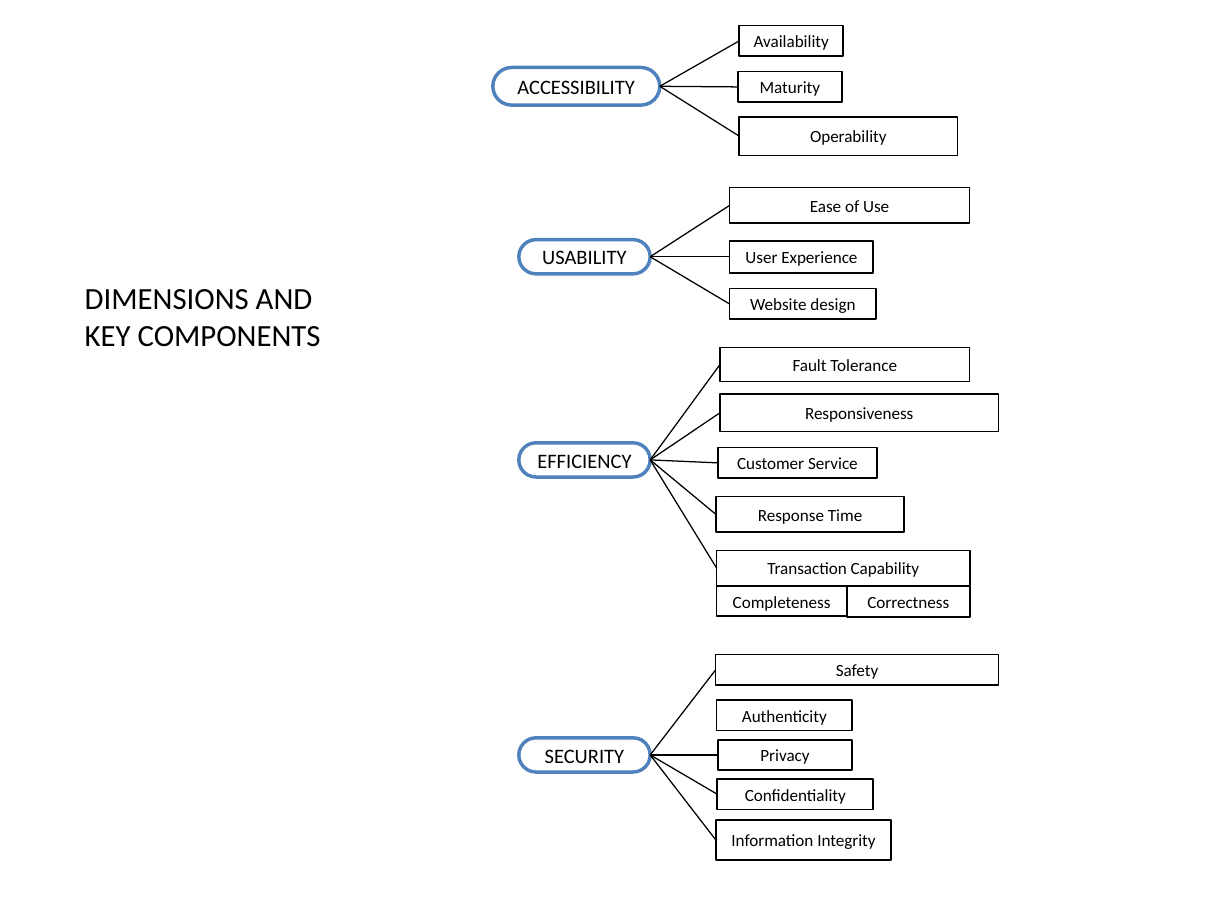
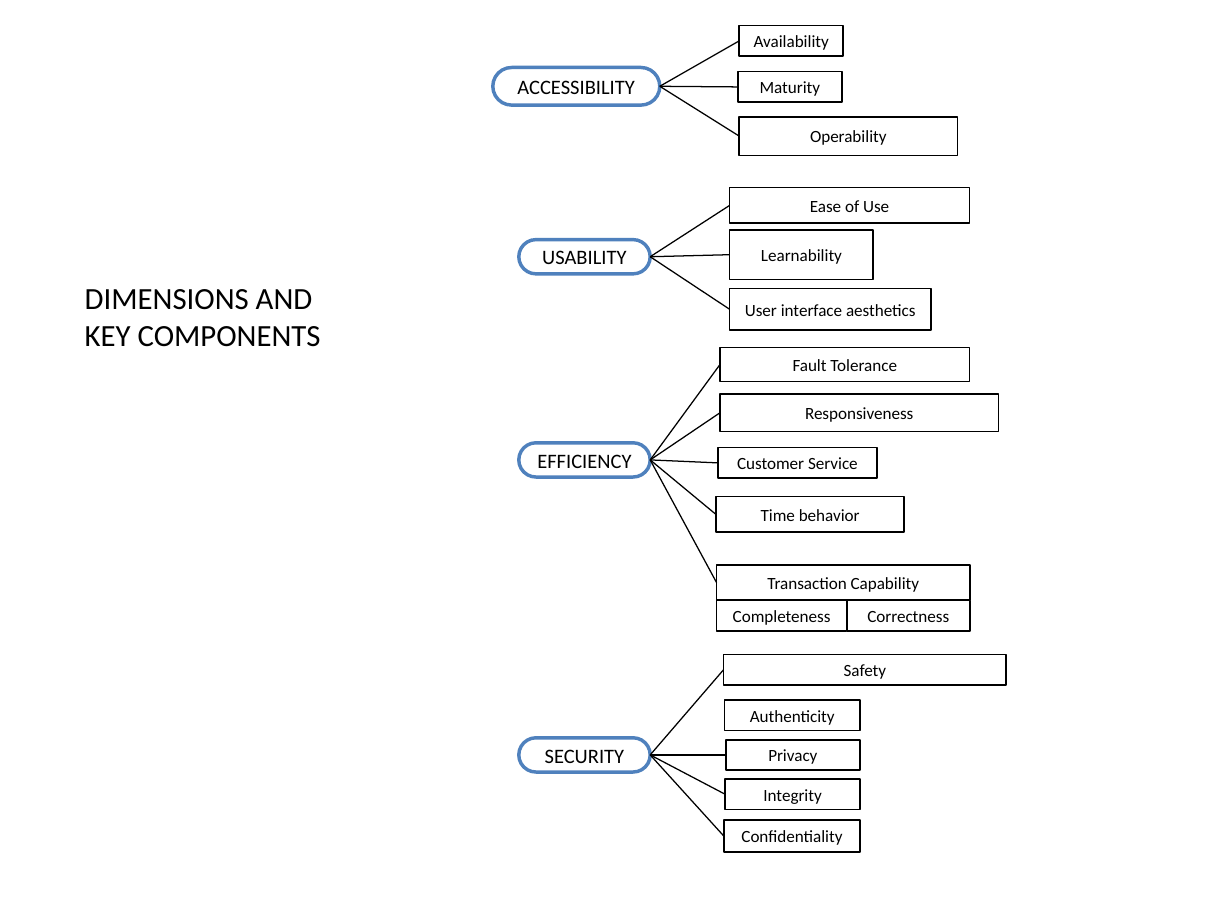
Before and after one commit to paxian/finalexam, a slide deck: slide 7 of model.pptx. Drawn at 1232x924 pixels with LibreOffice and Linux fonts; fonts in the diff are those of the drawing. Boxes give left, top, right and bottom in pixels: in the first picture for what was removed or moved away, otherwise in the second. Text is boxed around its words. In the diff, an @@ line names an element or a change of style, - is before the commit and + after.

```diff
--- a/model.pptx
+++ b/model.pptx
@@ rounded rectangle added at (x1=729, y1=230, x2=873, y2=280), fill #FFFFFF, outline #000000 1 pt, 10 pt, text #000000 @@
+Learnability
@@ line moved from (729, 304) - (650, 256) to (729, 309) - (650, 256) @@
@@ rounded rectangle "User interface aesthetics" resized from (x1=729, y1=240, x2=873, y2=272) to (x1=729, y1=288, x2=930, y2=329) @@
@@ rounded rectangle removed at (x1=729, y1=288, x2=876, y2=319) @@
-Website design
@@ text in rounded rectangle at (x1=745, y1=304, x2=916, y2=316): text changed @@
-User Experience
+User interface aesthetics
@@ line moved from (717, 568) - (650, 460) to (717, 583) - (650, 460) @@
@@ text in rounded rectangle at (x1=761, y1=509, x2=860, y2=521): text changed @@
-Response Time
+Time behavior
@@ 3 rounded rectangles moved together from (x1=717, y1=551, x2=971, y2=617) to (x1=717, y1=565, x2=971, y2=632) @@
@@ rounded rectangle "Safety" moved from (x1=716, y1=654, x2=999, y2=685) to (x1=723, y1=654, x2=1007, y2=685) @@
@@ line moved from (716, 670) - (650, 755) to (723, 670) - (650, 755) @@
@@ rounded rectangle "Authenticity" moved from (x1=717, y1=700, x2=853, y2=731) to (x1=724, y1=700, x2=860, y2=731) @@
@@ rounded rectangle "Privacy" moved from (x1=718, y1=740, x2=853, y2=770) to (x1=726, y1=740, x2=860, y2=770) @@
@@ line moved from (717, 795) - (650, 755) to (726, 795) - (650, 755) @@
@@ line moved from (716, 840) - (650, 755) to (724, 837) - (650, 755) @@
@@ line moved from (718, 755) - (650, 755) to (726, 755) - (650, 755) @@
@@ rounded rectangle "Integrity" resized from (x1=716, y1=819, x2=891, y2=860) to (x1=726, y1=779, x2=860, y2=809) @@
@@ text in rounded rectangle at (x1=763, y1=789, x2=821, y2=804): text changed @@
-Information Integrity
+Integrity
@@ rounded rectangle "Confidentiality" resized from (x1=717, y1=779, x2=873, y2=809) to (x1=724, y1=819, x2=861, y2=851) @@
```
Also in this commit, not shown: 2 other slides changed, 1 other file.
